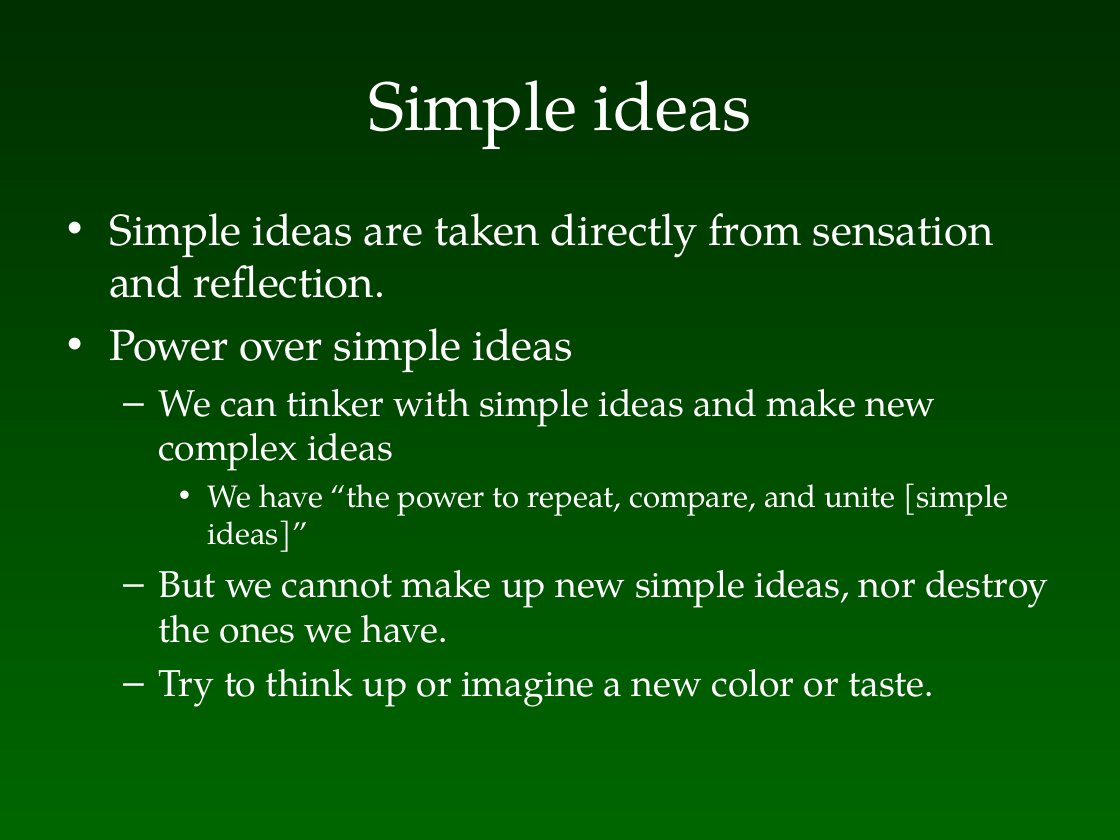
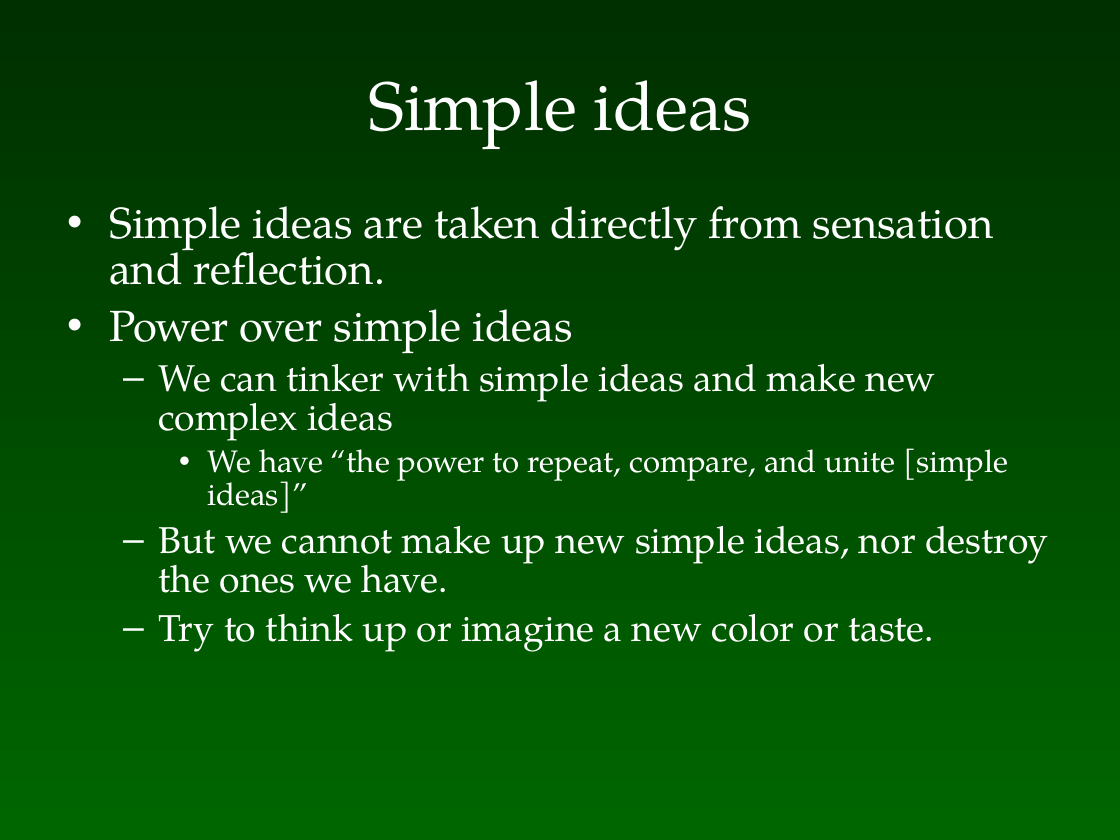
Before and after one commit to colemitchell/colemitchell.github.io, a slide deck: slide 19 of PHIL2220/Locke.ppt. Drawn at 1120x840 pixels with LibreOffice and Linux fonts; fonts in the diff are those of the drawing. Boxes give left, top, right and bottom in pixels: in the first picture for what was removed or moved away, otherwise in the second. Text is boxed around its words. In the diff, an @@ line names an element or a change of style, - is before the commit and + after.

```diff
--- a/PHIL2220/Locke.ppt
+++ b/PHIL2220/Locke.ppt
@@ text "Simple ideas are taken directly ..." at (109,206,1048,652): line spacing 1 to 0.88 @@
```
Also in this commit, not shown: 1 other slide changed, 9 other files.
